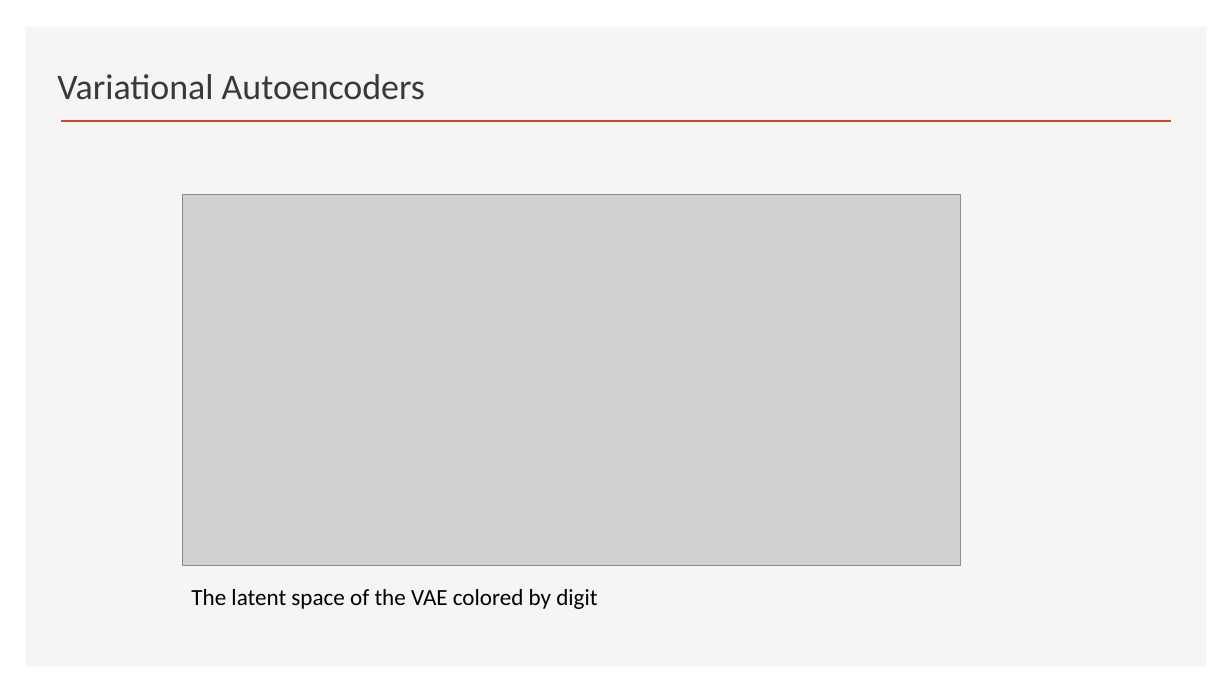
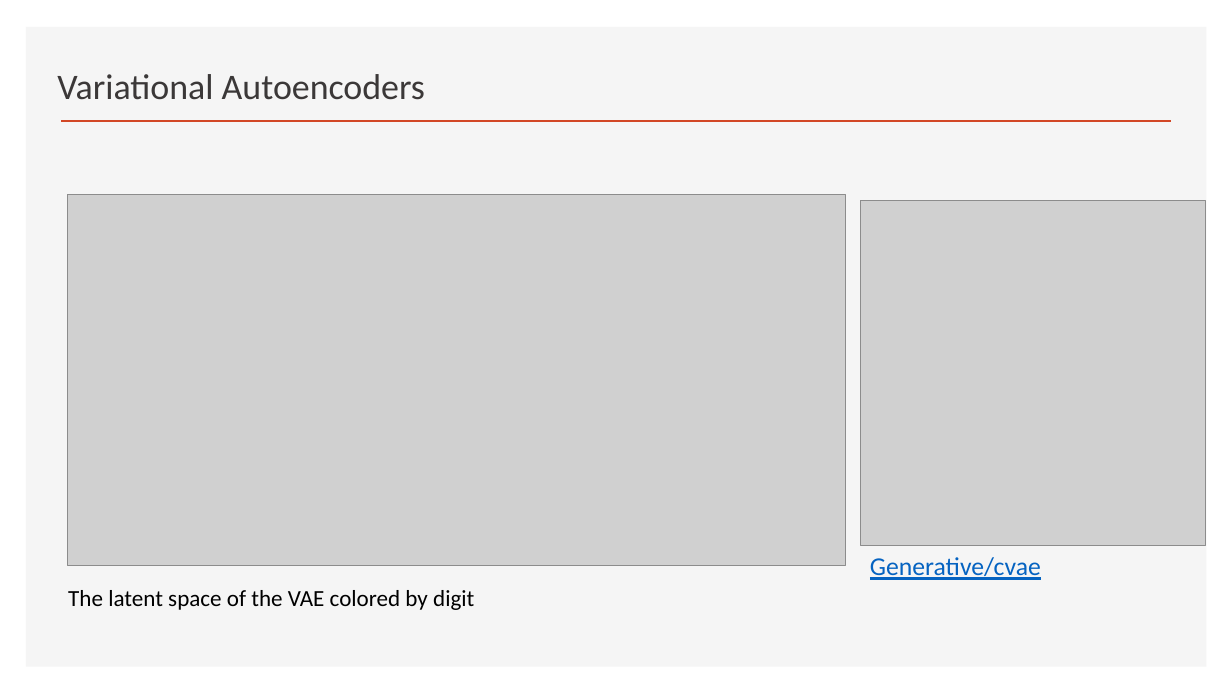
Before and after one commit to ancestor9/2026_Fall_AI-Literacy, a slide deck: slide 22 of Variational Autoencoders.pptx. Drawn at 1232x693 pixels with LibreOffice and Linux fonts; fonts in the diff are those of the drawing; grey boxes stand for pictures; background and template pictures are left out. Boxes give left, top, right and bottom in pixels: in the first picture for what was removed or moved away, otherwise in the second. Text is boxed around its words. In the diff, an @@ line names an element or a change of style, - is before the commit and + after.

```diff
--- a/Variational Autoencoders.pptx
+++ b/Variational Autoencoders.pptx
@@ picture: place and size @@
-picture at (182,194,960,566)
+picture at (67,194,846,566)
@@ picture added at (861,201,1206,545) @@
@@ text added at (870,557,1041,580), 20 pt, text #0563C1, underline @@
+Generative/cvae
@@ text "The latent space of the ...": place and size @@
-text "The latent space of the ..." at (191,589,597,609)
+text "The latent space of the ..." at (68,590,474,610)
```
Also in this commit, not shown: 1 other slide changed, 3 slides added, 1 slide removed.
